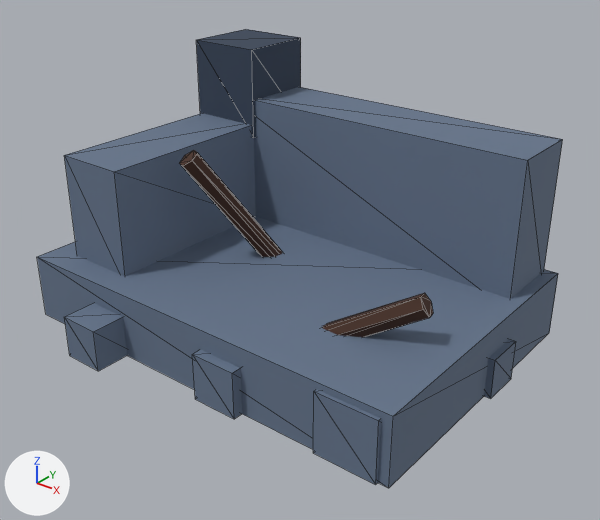
What one commit did to the glTF model modelos/entorno/kitovu_ruina.glb.
One viewpoint serves both versions: a 50 mm camera at (3.51, -4.1, 3.23) aimed at (0.15, 0.1, 0.63). The lights are fixed; the arrows at lower left show +X, +Y and +Z. The first picture is the older version. Mesh edges are drawn as thin lines. Where no turn or scale is listed for an object, it has been applied to the vertices. Vertices at exactly the same position are counted once.

Script lines for the objects in view, before the commit:
```python
ob_cube = bpy.data.objects.new('Cube', me_cube)
ob_cube.location = (0.0, 0.2, 0.25)
ob_cube.scale = (3.2, 2.2, 0.5)
ob_cube_001 = bpy.data.objects.new('Cube.001', me_cube_001)
ob_cube_001.location = (0.2, 1.0, 0.95)
ob_cube_001.scale = (2.6, 0.55, 1.1)
ob_cube_002 = bpy.data.objects.new('Cube.002', me_cube_002)
ob_cube_002.location = (-1.1, 0.1, 0.85)
ob_cube_002.scale = (0.55, 1.6, 0.9)
ob_cube_003 = bpy.data.objects.new('Cube.003', me_cube_003)
ob_cube_003.location = (-1.1, 1.0, 1.55)
ob_cube_003.scale = (0.6, 0.6, 0.7)
ob_cube_005 = bpy.data.objects.new('Cube.005', me_cube_005)
ob_cube_005.location = (1.3, -0.7, 0.225)
ob_cube_007 = bpy.data.objects.new('Cube.007', me_cube_007)
ob_cube_007.location = (-0.8, -1.0, 0.16)
ob_cube_008 = bpy.data.objects.new('Cube.008', me_cube_008)
ob_cube_008.location = (0.3, -0.8, 0.175)
ob_cylinder = bpy.data.objects.new('Cylinder', me_cylinder)
ob_cylinder.location = (-0.3, 0.2, 0.6)
ob_cylinder_001 = bpy.data.objects.new('Cylinder.001', me_cylinder_001)
ob_cylinder_001.location = (0.6, -0.4, 0.35)
# also in view: 'Cube.009' at (1.5, 0.4, 0.15)
```
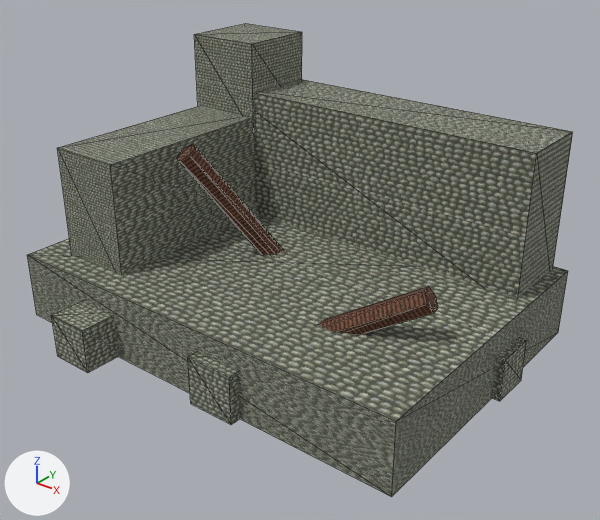
Diff of the bpy script that builds the scene:
```diff
--- a/modelos/entorno/kitovu_ruina.glb.py
+++ b/modelos/entorno/kitovu_ruina.glb.py
@@ me_cube @@
 me_cube.from_pydata(...)  # 8 vertices, 12 faces; spans x -0.5..0.5, y -0.5..0.5, z -0.5..0.5
 # used by ob_cube; location = (0.0, 0.2, 0.25); scale = (3.2, 2.2, 0.5)
-me_cube.materials.append(mat_mat_piedra_plaza)  # blue #64748b
+# me_cube part 1: texture (UV) coordinates of 12 of 12 faces, centred in x -0.5..0.5, y -0.5..0.5, z -0.5..0.5, changed; they spanned u 0.12..0.88, v 0.0..1.0 and now span u -1.0..1.0, v -0.75..0.75
+me_cube.materials.append(mat_mat_kitovu_ruina_piedra)  # picture img_mamposteria_tile
@@ me_cube_001 @@
 me_cube_001.from_pydata(...)  # 8 vertices, 12 faces; spans x -0.5..0.5, y -0.5..0.5, z -0.5..0.5
 # used by ob_cube_001; location = (0.2, 1.0, 0.95); scale = (2.6, 0.55, 1.1)
-me_cube_001.materials.append(mat_mat_piedra_plaza)  # blue #64748b
+# me_cube_001 part 2: texture (UV) coordinates of 12 of 12 faces, centred in x -0.5..0.5, y -0.5..0.5, z -0.5..0.5, changed; they spanned u 0.12..0.88, v 0.0..1.0 and now span u -1.0..1.0, v -0.5..0.5
+me_cube_001.materials.append(mat_mat_kitovu_ruina_piedra)  # picture img_mamposteria_tile
@@ me_cube_002 @@
 me_cube_002.from_pydata(...)  # 8 vertices, 12 faces; spans x -0.5..0.5, y -0.5..0.5, z -0.5..0.5
-me_cube_002.materials.append(mat_mat_piedra_plaza)  # blue #64748b
+me_cube_002.materials.append(mat_mat_kitovu_ruina_piedra)  # picture img_mamposteria_tile
@@ me_cube_003 @@
 me_cube_003.from_pydata(...)  # 8 vertices, 12 faces; spans x -0.5..0.5, y -0.5..0.5, z -0.5..0.5
-me_cube_003.materials.append(mat_mat_piedra_oscura)  # dark blue #334155
+me_cube_003.materials.append(mat_mat_kitovu_ruina_piedra)  # picture img_mamposteria_tile
@@ me_cylinder @@
-me_cylinder.from_pydata(...)  # 12 vertices, 20 faces; spans x -0.34..0.34, y -0.52..0.52, z -0.77..0.77
-me_cylinder.materials.append(mat_mat_arbol_corteza)  # brown #452b1f
+me_cylinder.from_pydata(...)  # 12 vertices, 20 faces; spans x -0.35..0.35, y -0.54..0.54, z -0.8..0.8
+# me_cylinder part 3: the whole mesh is scaled about its middle by 1.03
+me_cylinder.materials.append(mat_mat_kitovu_ruina_madera)  # picture img_pared_troncos_tile
@@ me_cylinder_001 @@
-me_cylinder_001.from_pydata(...)  # 12 vertices, 20 faces; spans x -0.8..0.8, y -0.31..0.31, z -0.5..0.5
-me_cylinder_001.materials.append(mat_mat_arbol_corteza)  # brown #452b1f
+me_cylinder_001.from_pydata(...)  # 12 vertices, 20 faces; spans x -0.82..0.82, y -0.32..0.32, z -0.52..0.52
+# me_cylinder_001 part 4: the whole mesh is scaled about its middle by 1.03
+me_cylinder_001.materials.append(mat_mat_kitovu_ruina_madera)  # picture img_pared_troncos_tile
@@ me_cube_007 @@
-me_cube_007.from_pydata(...)  # 8 vertices, 12 faces; spans x -0.16..0.16, y -0.16..0.16, z -0.16..0.16
-me_cube_007.materials.append(mat_mat_piedra_plaza)  # blue #64748b
+me_cube_007.from_pydata(...)  # 8 vertices, 12 faces; spans x -0.17..0.17, y -0.17..0.17, z -0.17..0.17
+# edits to the shape of me_cube_007 do not show in these pictures
+me_cube_007.materials.append(mat_mat_kitovu_ruina_piedra)  # picture img_mamposteria_tile
@@ me_cube_008 @@
-me_cube_008.from_pydata(...)  # 8 vertices, 12 faces; spans x -0.175..0.175, y -0.175..0.175, z -0.175..0.175
-me_cube_008.materials.append(mat_mat_piedra_plaza)  # blue #64748b
+me_cube_008.from_pydata(...)  # 8 vertices, 12 faces; spans x -0.18..0.18, y -0.18..0.18, z -0.18..0.18
+# edits to the shape of me_cube_008 do not show in these pictures
+me_cube_008.materials.append(mat_mat_kitovu_ruina_piedra)  # picture img_mamposteria_tile
@@ me_cube_009 @@
-me_cube_009.from_pydata(...)  # 8 vertices, 12 faces; spans x -0.15..0.15, y -0.15..0.15, z -0.15..0.15
-me_cube_009.materials.append(mat_mat_piedra_plaza)  # blue #64748b
+me_cube_009.from_pydata(...)  # 8 vertices, 12 faces; spans x -0.16..0.16, y -0.16..0.16, z -0.16..0.16
+# edits to the shape of me_cube_009 do not show in these pictures
+me_cube_009.materials.append(mat_mat_kitovu_ruina_piedra)  # picture img_mamposteria_tile
@@ ob_cube @@
 ob_cube = bpy.data.objects.new('Cube', me_cube)
-ob_cube.location = (0.0, 0.2, 0.25)
-ob_cube.scale = (3.2, 2.2, 0.5)
+ob_cube.location = (0.0, 0.2, 0.26)
+ob_cube.scale = (3.3, 2.3, 0.52)
@@ ob_cube_001 @@
 ob_cube_001 = bpy.data.objects.new('Cube.001', me_cube_001)
-ob_cube_001.location = (0.2, 1.0, 0.95)
-ob_cube_001.scale = (2.6, 0.55, 1.1)
+ob_cube_001.location = (0.2, 1.02, 0.98)
+ob_cube_001.scale = (2.7, 0.58, 1.15)
@@ ob_cube_002 @@
 ob_cube_002 = bpy.data.objects.new('Cube.002', me_cube_002)
-ob_cube_002.location = (-1.1, 0.1, 0.85)
-ob_cube_002.scale = (0.55, 1.6, 0.9)
+ob_cube_002.location = (-1.12, 0.1, 0.88)
+ob_cube_002.scale = (0.58, 1.65, 0.95)
@@ ob_cube_003 @@
 ob_cube_003 = bpy.data.objects.new('Cube.003', me_cube_003)
-ob_cube_003.location = (-1.1, 1.0, 1.55)
-ob_cube_003.scale = (0.6, 0.6, 0.7)
+ob_cube_003.location = (-1.12, 1.02, 1.58)
+ob_cube_003.scale = (0.62, 0.62, 0.72)
@@ ob_cylinder @@
 ob_cylinder = bpy.data.objects.new('Cylinder', me_cylinder)
-ob_cylinder.location = (-0.3, 0.2, 0.6)
+ob_cylinder.location = (-0.3, 0.2, 0.62)
@@ ob_cylinder_001 @@
 ob_cylinder_001 = bpy.data.objects.new('Cylinder.001', me_cylinder_001)
-ob_cylinder_001.location = (0.6, -0.4, 0.35)
+ob_cylinder_001.location = (0.6, -0.4, 0.38)
@@ ob_cube_007 @@
 ob_cube_007 = bpy.data.objects.new('Cube.007', me_cube_007)
-ob_cube_007.location = (-0.8, -1.0, 0.16)
+ob_cube_007.location = (-0.85, -1.05, 0.17)
@@ ob_cube_008 @@
 ob_cube_008 = bpy.data.objects.new('Cube.008', me_cube_008)
-ob_cube_008.location = (0.3, -0.8, 0.175)
+ob_cube_008.location = (0.32, -0.85, 0.18)
@@ ob_cube_009 @@
 ob_cube_009 = bpy.data.objects.new('Cube.009', me_cube_009)
-ob_cube_009.location = (1.5, 0.4, 0.15)
+ob_cube_009.location = (1.55, 0.42, 0.16)
```

Boxes (x1, y1, x2, y2) around the edits, measured in the pictures (600 x 520 px):
'Cube', recoloured, surface changed, moved, rescaled: before (37, 217, 558, 488); after (27, 214, 568, 497)
'Cube.001', recoloured, surface changed, moved, rescaled: before (254, 87, 563, 299); after (254, 79, 573, 298)
'Cube.002', recoloured, moved, rescaled: before (64, 113, 256, 276); after (57, 106, 256, 275)
'Cube.003', recoloured, moved, rescaled: before (196, 29, 301, 138); after (194, 23, 302, 135)
'Cube.007', recoloured, moved: before (64, 303, 127, 371); after (51, 301, 118, 373)
'Cylinder.001', recoloured, rescaled (7% wider, 9% taller): before (321, 293, 433, 337); after (318, 287, 438, 335)
'Cylinder', recoloured, rescaled: before (180, 150, 283, 257); after (177, 144, 284, 255)
'Cube.008', recoloured, moved: before (192, 349, 242, 419); after (188, 352, 240, 425)
'Cube.009', recoloured, moved: before (484, 339, 516, 399); after (492, 337, 527, 401)
'Cube.005', unchanged, covered by the edit: before (313, 389, 381, 485)
